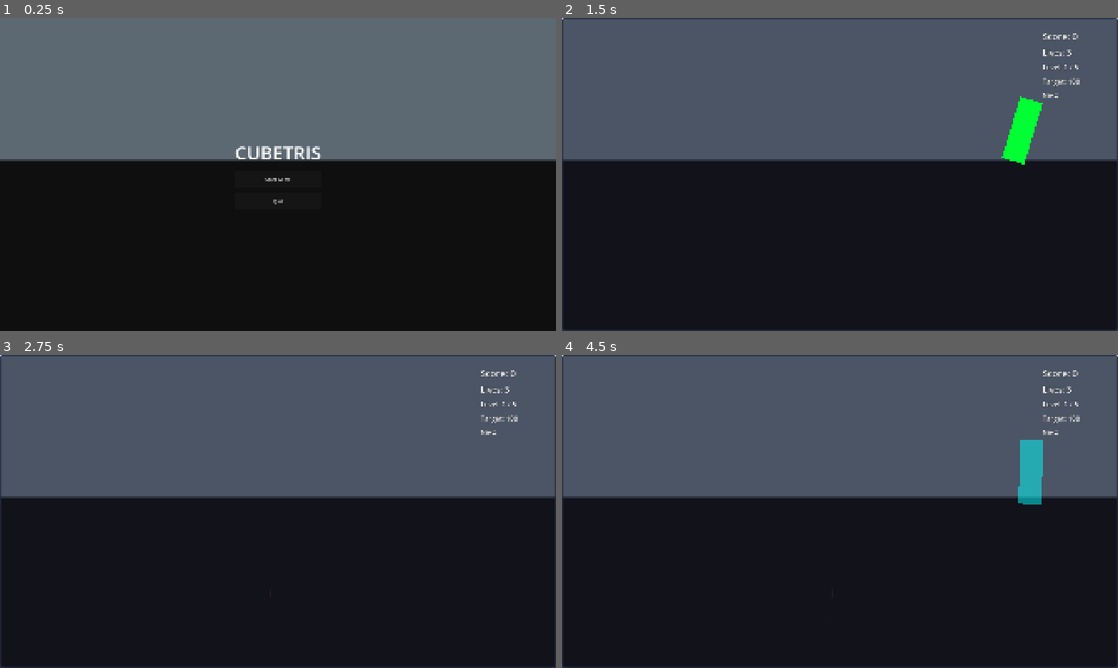
Above: before the commit, frames 1-4 (two rows, left to right).
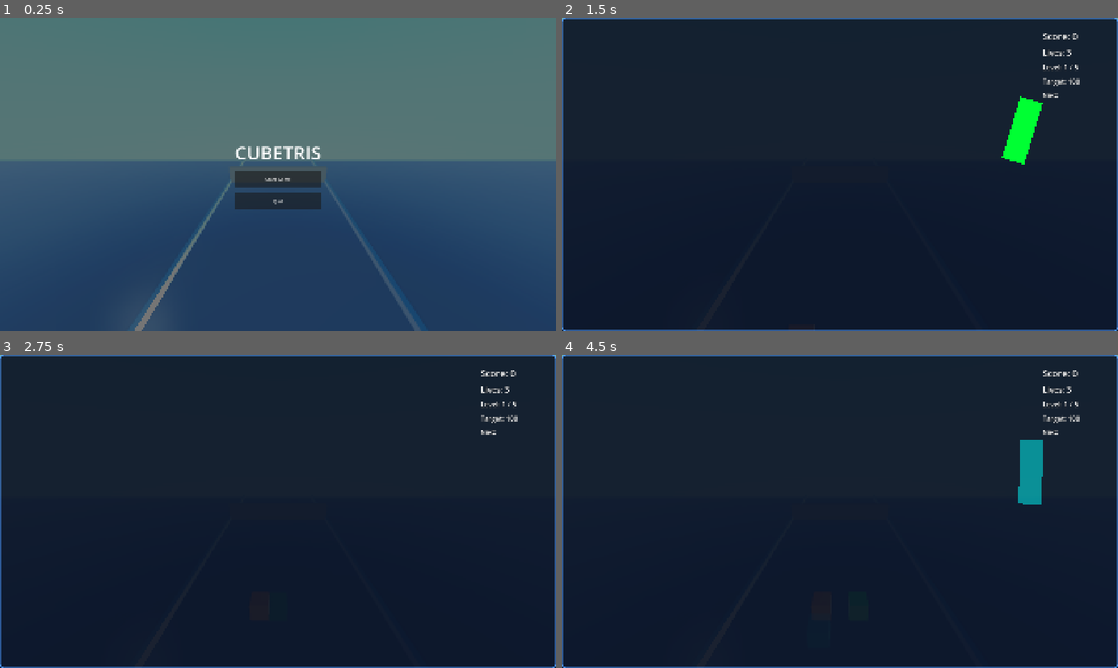
Above: after the commit, the same moments.

Repository: ddachkinov/Cubetris
Game: Godot game, scene res://Scenes/MainGame.tscn
Two runs of this game, one before a commit and one after it. Both use one fixed random seed, a clock stepped at 60 frames per second and the inputs below.
Inputs (mouse positions are in pixels of both pictures, inside the frame that each line leads up to):
- Up to frame 1 (0.25 s): no input
- Up to frame 2 (1.5 s): click "Start Game" at 0.5 s; move the mouse to (962, 158) at 1.27 s; hold D (move_right) from 1.28 s (still down); tap Space (launch) at 1.35 s; click (962, 158) at 1.42 s
- Up to frame 3 (2.75 s): release D (move_right) at 2 s; drag from (166, 527) to (250, 574) at 2.02 s
- Up to frame 4 (4.5 s): move the mouse to (895, 442) at 2.77 s; hold D (move_right) 2.78-3.5 s; tap Space (launch) at 2.85, 4.35 s; drag from (812, 574) to (673, 464) at 3.52 s; move the mouse to (1006, 558) at 4.27 s; hold A (move_left) from 4.28 s (still down)

The runs differ from the first frame. In frame 1, 55% of the frame differs, in the area x 0-100%, y 45-100%; in frame 2, 45%; in frame 3, 46%; in frame 4, 46%.

Commit message:
Professional visual overhaul - polished game graphics
Based on research of viral puzzle games (Color Road, Stack, Hexa Sort) and Godot 4 best practices.

Sky & Environment:
- Custom gradient sky shader (deep blue → cyan → white gradient)
- WorldEnvironment with full post-processing pipeline:
  * Bloom and glow effects for vibrant colors
  * SSAO (Screen Space Ambient Occlusion) for depth
  * Color grading (brightness, contrast, saturation boost)
  * Tonemap mode 2 with white point adjustment
- Ambient lighting from sky with proper energy balance

Lighting:
- Enhanced DirectionalLight3D with soft shadows
- 4-split shadow cascades for quality
- Shadow blur and proper bias
- Warm light color (sunset-like)

Materials:
- Ground: Dark blue-purple with rim lighting, no shadows
- Side Rails: Glossy blue with metallic specularity and rim
- Wall: Dark blue material
- Cubes: Complete material overhaul:
  * Glossy plastic/ceramic finish (roughness 0.25)
  * Bright specular highlights (metallic_specular 0.7)
  * Rim lighting with high tint (0.6 rim, 0.8 tint)
  * Emission glow (15% energy) matching cube color
  * Per-pixel shading for quality
  * Shadow casting enabled

Scene Structure:
- Added WorldEnvironment node with custom environment
- Added LeftRail and RightRail StaticBody3D nodes (like reference image)
- Rails positioned at X ±6, creating visible playfield boundaries
- All meshes use proper material overrides

Particle System:
- Created ExplosionParticles.tscn with GPUParticles3D
- 32 particles, one-shot explosion with 90% explosiveness
- Particle material with emission glow (2x energy)
- Random velocities, gravity, radial acceleration
- Billboard mode for camera-facing particles
- Hue variation for color diversity

UI Enhancement:
- Updated HUD StyleBoxFlat with deeper opacity (85%)
- Stronger border (3px) with brighter blue
- Larger corner radius (12px)
- Added drop shadow (8px size, 4px offset)

Technical:
- All materials use StandardMaterial3D properly configured
- Emission used strategically for glow without performance hit
- SSAO radius and intensity tuned for subtle depth
- Glow levels configured across mipmap chain (levels 2-5)
- Adjustment filters for professional color grading

Result: Game now matches quality of viral mobile puzzle games with:
- Vibrant, saturated colors that pop
- Professional lighting and shadows
- Glossy, appealing cube materials
- Clear visual boundaries (rails)
- Atmospheric gradient sky
- Post-processing polish (bloom, SSAO, color grade)

Diff:
--- /dev/null
+++ b/Assets/Godot/Scenes/Effects/ExplosionParticles.tscn
@@ -0,0 +1,53 @@
+[gd_scene load_steps=4 format=3]
+
+[sub_resource type="ParticleProcessMaterial" id="ParticleProcessMaterial_explosion"]
+particle_flag_align_y = true
+particle_flag_disable_z = false
+emission_shape = 1
+emission_sphere_radius = 0.3
+angle_min = 0.0
+angle_max = 360.0
+inherit_velocity_ratio = 0.0
+direction = Vector3(0, 1, 0)
+spread = 180.0
+initial_velocity_min = 3.0
+initial_velocity_max = 6.0
+angular_velocity_min = -720.0
+angular_velocity_max = 720.0
+gravity = Vector3(0, -9.8, 0)
+radial_accel_min = -2.0
+radial_accel_max = 2.0
+scale_min = 0.05
+scale_max = 0.15
+color = Color(1, 1, 1, 1)
+hue_variation_min = -0.1
+hue_variation_max = 0.1
+
+[sub_resource type="StandardMaterial3D" id="StandardMaterial3D_particle"]
+transparency = 1
+shading_mode = 0
+vertex_color_use_as_albedo = true
+albedo_color = Color(1, 1, 1, 1)
+emission_enabled = true
+emission = Color(1, 1, 1, 1)
+emission_energy_multiplier = 2.0
+billboard_mode = 3
+particles_anim_h_frames = 1
+particles_anim_v_frames = 1
+particles_anim_loop = false
+
+[sub_resource type="QuadMesh" id="QuadMesh_particle"]
+material = SubResource("StandardMaterial3D_particle")
+size = Vector2(0.1, 0.1)
+
+[node name="ExplosionParticles" type="GPUParticles3D"]
+emitting = true
+amount = 32
+lifetime = 1.2
+one_shot = true
+explosiveness = 0.9
+randomness = 0.5
+fixed_fps = 60
+draw_order = 1
+process_material = SubResource("ParticleProcessMaterial_explosion")
+draw_pass_1 = SubResource("QuadMesh_particle")
--- a/Assets/Godot/Scenes/MainGame.tscn
+++ b/Assets/Godot/Scenes/MainGame.tscn
@@ -7,6 +7,7 @@
 [ext_resource type="Script" path="res://Scripts/UI/MobileUIOverlay.gd" id="5_mobile"]
 [ext_resource type="PackedScene" path="res://Scenes/Prefabs/ObstaclePrefab.tscn" id="6_obs"]
 [ext_resource type="PackedScene" path="res://Scenes/Prefabs/EnemyPrefab.tscn" id="7_enemy"]
+[ext_resource type="Shader" path="res://Shaders/GradientSky.gdshader" id="8_sky"]
 
 [sub_resource type="BoxMesh" id="BoxMesh_wall"]
 size = Vector3(12, 2, 0.5)
@@ -20,20 +21,96 @@
 [sub_resource type="BoxShape3D" id="BoxShape3D_ground"]
 size = Vector3(100, 0.2, 40)
 
+[sub_resource type="ShaderMaterial" id="ShaderMaterial_sky"]
+shader = ExtResource("8_sky")
+shader_parameter/top_color = Color(0, 0.4, 0.9, 1)
+shader_parameter/horizon_color = Color(0.4, 0.75, 1, 1)
+shader_parameter/bottom_color = Color(0.85, 0.92, 1, 1)
+shader_parameter/horizon_falloff = 1.5
+
+[sub_resource type="Sky" id="Sky_gradient"]
+sky_material = SubResource("ShaderMaterial_sky")
+
+[sub_resource type="Environment" id="Environment_main"]
+background_mode = 2
+background_energy_multiplier = 1.2
+sky = SubResource("Sky_gradient")
+ambient_light_source = 3
+ambient_light_color = Color(0.9, 0.95, 1, 1)
+ambient_light_sky_contribution = 0.5
+ambient_light_energy = 0.8
+tonemap_mode = 2
+tonemap_white = 1.2
+ssao_enabled = true
+ssao_radius = 2.0
+ssao_intensity = 1.5
+ssil_enabled = false
+sdfgi_enabled = false
+glow_enabled = true
+glow_levels/1 = 0.0
+glow_levels/2 = 1.0
+glow_levels/3 = 1.0
+glow_levels/4 = 0.5
+glow_levels/5 = 0.2
+glow_intensity = 0.8
+glow_strength = 1.2
+glow_bloom = 0.3
+glow_blend_mode = 0
+adjustment_enabled = true
+adjustment_brightness = 1.05
+adjustment_contrast = 1.1
+adjustment_saturation = 1.15
+
+[sub_resource type="StandardMaterial3D" id="Material_ground"]
+albedo_color = Color(0.25, 0.3, 0.45, 1)
+metallic = 0.0
+roughness = 0.7
+rim_enabled = true
+rim = 0.3
+rim_tint = 0.5
+
+[sub_resource type="StandardMaterial3D" id="Material_rail"]
+albedo_color = Color(0.2, 0.35, 0.6, 1)
+metallic = 0.3
+metallic_specular = 0.8
+roughness = 0.3
+rim_enabled = true
+rim = 0.5
+rim_tint = 0.7
+
+[sub_resource type="StandardMaterial3D" id="Material_wall"]
+albedo_color = Color(0.15, 0.2, 0.35, 1)
+metallic = 0.1
+roughness = 0.4
+
+[sub_resource type="BoxMesh" id="BoxMesh_rail"]
+material = SubResource("Material_rail")
+size = Vector3(0.3, 0.5, 40)
+
+[sub_resource type="BoxShape3D" id="BoxShape3D_rail"]
+size = Vector3(0.3, 0.5, 40)
+
 [sub_resource type="StyleBoxFlat" id="StyleBoxFlat_HUD"]
-bg_color = Color(0.1, 0.1, 0.15, 0.7)
-border_width_left = 2
-border_width_top = 2
-border_width_right = 2
-border_width_bottom = 2
-border_color = Color(0.4, 0.6, 0.9, 0.8)
-corner_radius_top_left = 8
-corner_radius_top_right = 8
-corner_radius_bottom_right = 8
-corner_radius_bottom_left = 8
+bg_color = Color(0.05, 0.08, 0.15, 0.85)
+border_width_left = 3
+border_width_top = 3
+border_width_right = 3
+border_width_bottom = 3
+border_color = Color(0.3, 0.6, 1, 0.9)
+corner_radius_top_left = 12
+corner_radius_top_right = 12
+corner_radius_bottom_right = 12
+corner_radius_bottom_left = 12
+shadow_size = 8
+shadow_offset = Vector2(0, 4)
 
 ; ─── Scene root ──────────────────────────────────────────────────────────────
 [node name="MainGame" type="Node3D"]
+
+; ─── World Environment ───────────────────────────────────────────────────────
+; Gradient sky, bloom, glow, SSAO, color grading
+[node name="WorldEnvironment" type="WorldEnvironment" parent="."]
+environment = SubResource("Environment_main")
 
 ; ─── Camera ──────────────────────────────────────────────────────────────────
 ; Position (0,9,-12), elevated view looking down at play field toward wall
@@ -47,9 +124,16 @@
 ; Shines from above-and-behind-camera toward the wall (bright daylight)
 [node name="DirectionalLight3D" type="DirectionalLight3D" parent="."]
 transform = Transform3D(0.866, 0, -0.5, -0.433, 0.5, -0.75, 0.25, 0.866, 0.433, 0, 10, 0)
-light_energy = 2.0
-light_color = Color(1.0, 0.98, 0.95, 1.0)
+light_energy = 1.5
+light_color = Color(1.0, 0.98, 0.92, 1.0)
 shadow_enabled = true
+shadow_bias = 0.05
+shadow_blur = 1.5
+directional_shadow_mode = 2
+directional_shadow_split_1 = 0.1
+directional_shadow_split_2 = 0.3
+directional_shadow_split_3 = 0.6
+directional_shadow_max_distance = 50.0
 
 ; ─── Ground plane ─────────────────────────────────────────────────────────────
 [node name="Ground" type="StaticBody3D" parent="."]
@@ -57,6 +141,8 @@
 
 [node name="MeshInstance3D" type="MeshInstance3D" parent="Ground"]
 mesh = SubResource("BoxMesh_ground")
+surface_material_override/0 = SubResource("Material_ground")
+cast_shadow = 0
 
 [node name="CollisionShape3D" type="CollisionShape3D" parent="Ground"]
 shape = SubResource("BoxShape3D_ground")
@@ -72,9 +158,30 @@
 
 [node name="MeshInstance3D" type="MeshInstance3D" parent="Wall"]
 mesh = SubResource("BoxMesh_wall")
+surface_material_override/0 = SubResource("Material_wall")
 
 [node name="CollisionShape3D" type="CollisionShape3D" parent="Wall"]
 shape = SubResource("BoxShape3D_wall")
+
+; ─── Side Rails ──────────────────────────────────────────────────────────────
+; Visual guides showing the playfield boundaries (like in reference image)
+[node name="LeftRail" type="StaticBody3D" parent="."]
+transform = Transform3D(1, 0, 0, 0, 1, 0, 0, 0, 1, -6, 0.15, 0)
+
+[node name="MeshInstance3D" type="MeshInstance3D" parent="LeftRail"]
+mesh = SubResource("BoxMesh_rail")
+
+[node name="CollisionShape3D" type="CollisionShape3D" parent="LeftRail"]
+shape = SubResource("BoxShape3D_rail")
+
+[node name="RightRail" type="StaticBody3D" parent="."]
+transform = Transform3D(1, 0, 0, 0, 1, 0, 0, 0, 1, 6, 0.15, 0)
+
+[node name="MeshInstance3D" type="MeshInstance3D" parent="RightRail"]
+mesh = SubResource("BoxMesh_rail")
+
+[node name="CollisionShape3D" type="CollisionShape3D" parent="RightRail"]
+shape = SubResource("BoxShape3D_rail")
 
 ; ─── Spawner ──────────────────────────────────────────────────────────────────
 ; Uses ObjectPool (autoload) for cube instances.
--- a/Assets/Godot/Scripts/Gameplay/CubeController.gd
+++ b/Assets/Godot/Scripts/Gameplay/CubeController.gd
@@ -211,7 +211,27 @@
 func _apply_color(color: Color) -> void:
 	if mesh_instance == null:
 		return
-	# Use a unique surface override so we don't mutate shared materials
+	# Create glossy, vibrant material for each cube
 	var mat := StandardMaterial3D.new()
 	mat.albedo_color = color
+
+	# Glossy finish (like reference image)
+	mat.metallic = 0.0           # Not metallic - plastic/ceramic look
+	mat.roughness = 0.25          # Shiny but not mirror
+	mat.metallic_specular = 0.7  # Bright specular highlights
+
+	# Rim lighting for edge glow
+	mat.rim_enabled = true
+	mat.rim = 0.6
+	mat.rim_tint = 0.8
+
+	# Slight emission for vibrant glow
+	mat.emission_enabled = true
+	mat.emission = color
+	mat.emission_energy_multiplier = 0.15
+
+	# Enable shadows
+	mat.shading_mode = BaseMaterial3D.SHADING_MODE_PER_PIXEL
+
 	mesh_instance.set_surface_override_material(0, mat)
+	mesh_instance.cast_shadow = GeometryInstance3D.SHADOW_CASTING_SETTING_ON
--- /dev/null
+++ b/Assets/Godot/Shaders/GradientSky.gdshader
@@ -0,0 +1,25 @@
+shader_type sky;
+
+// Gradient sky shader - creates smooth blue to white gradient
+// Based on view direction (EYEDIR.y)
+
+uniform vec4 top_color : source_color = vec4(0.0, 0.3, 0.8, 1.0);      // Deep blue at zenith
+uniform vec4 horizon_color : source_color = vec4(0.6, 0.85, 1.0, 1.0); // Cyan at horizon
+uniform vec4 bottom_color : source_color = vec4(0.9, 0.95, 1.0, 1.0);  // Near-white below horizon
+uniform float horizon_falloff : hint_range(0.1, 5.0) = 2.0;
+
+void sky() {
+	// EYEDIR.y ranges from -1 (looking down) to +1 (looking up)
+	float normalized_y = EYEDIR.y; // -1 to 1
+
+	// Split into upper hemisphere (sky) and lower hemisphere (ground)
+	if (normalized_y > 0.0) {
+		// Upper hemisphere: blend from horizon to top
+		float t = pow(normalized_y, horizon_falloff);
+		COLOR = mix(horizon_color.rgb, top_color.rgb, t);
+	} else {
+		// Lower hemisphere: blend from horizon to bottom
+		float t = pow(abs(normalized_y), horizon_falloff);
+		COLOR = mix(horizon_color.rgb, bottom_color.rgb, t);
+	}
+}
Not shown: 1 places in Assets/Godot/Scenes/MainGame.tscn that only renumber resources
